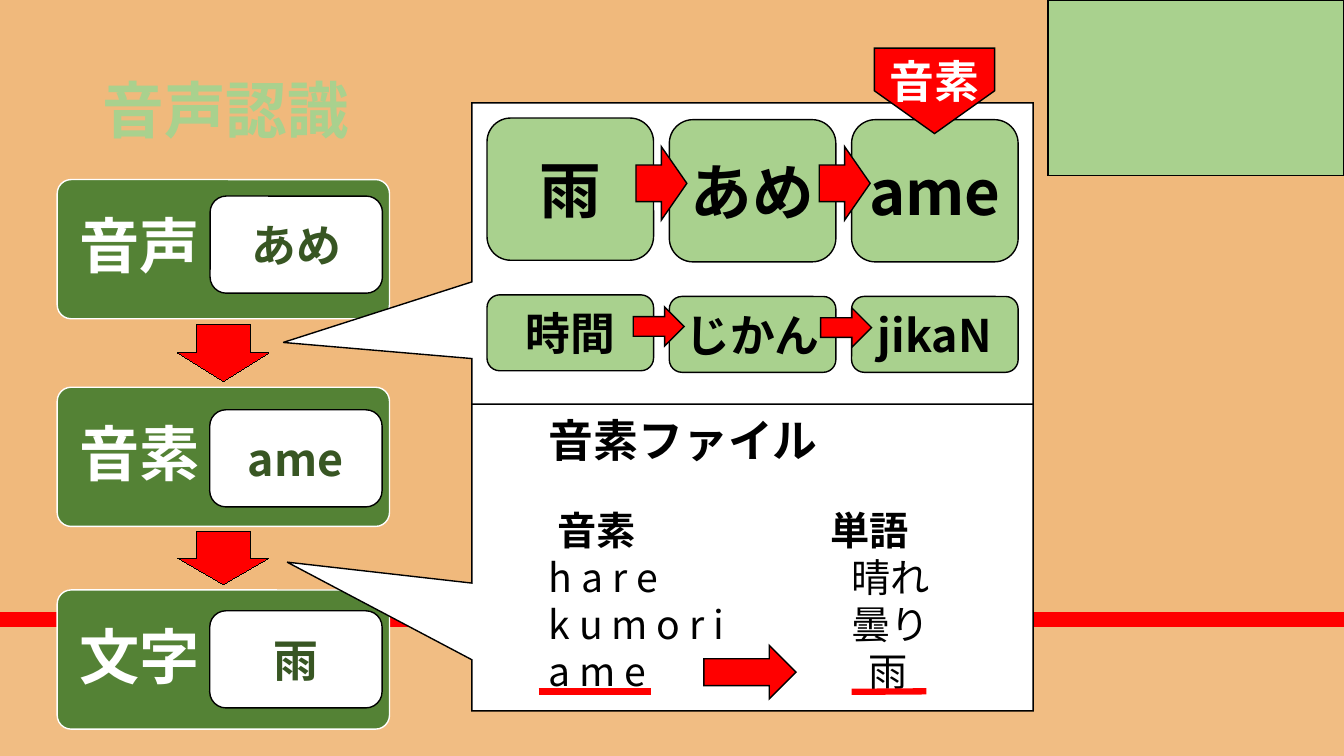
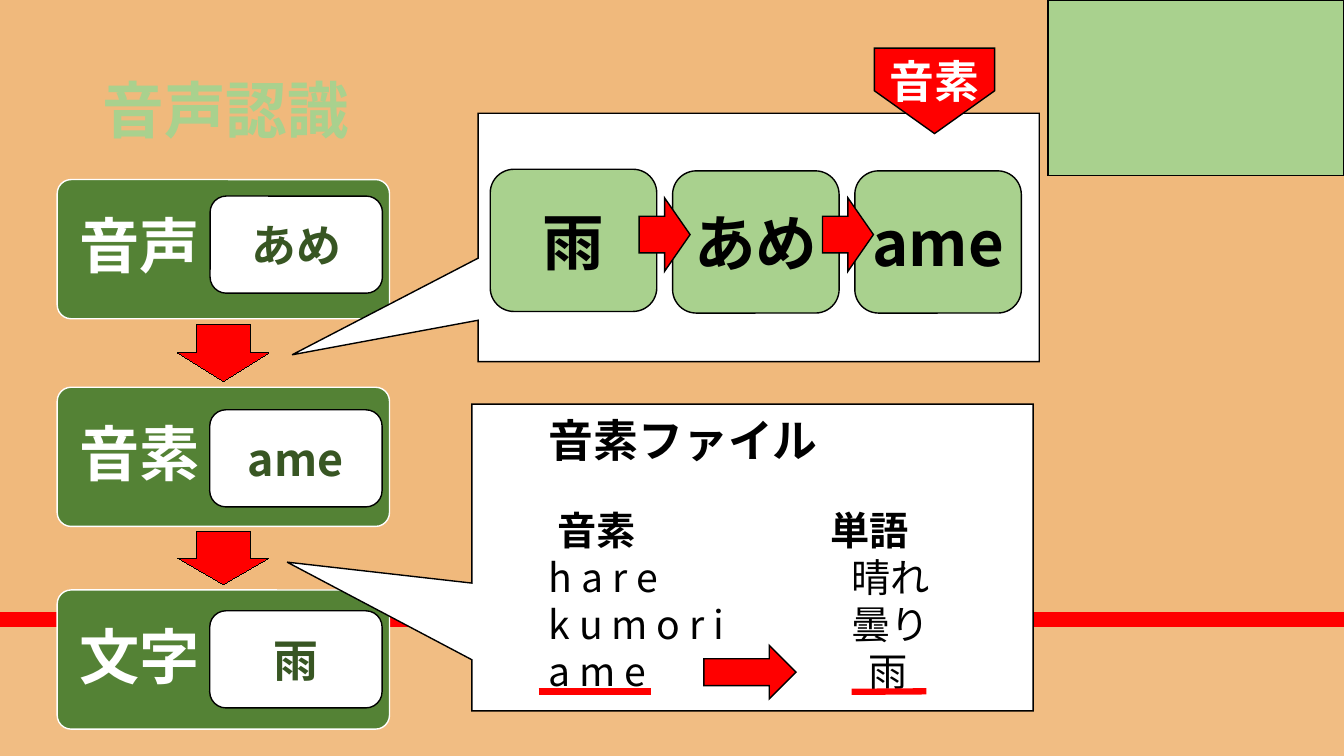
Before and after one commit to RikiishiSuzunosuke/AIspeaker_yosie, a slide deck: slide 9 of presentation/AIスピーカー開発_3_main.pptx. Drawn at 1344x756 pixels with LibreOffice and Linux fonts; fonts in the diff are those of the drawing. Boxes give left, top, right and bottom in pixels: in the first picture for what was removed or moved away, otherwise in the second. Text is boxed around its words. In the diff, an @@ line names an element or a change of style, - is before the commit and + after.

Commit message:
update

```diff
--- a/presentation/AIスピーカー開発_3_main.pptx
+++ b/presentation/AIスピーカー開発_3_main.pptx
@@ speech box: place and size @@
-speech box at (472,103,1033,409)
+speech box at (478,113,1040,361)
@@ speech box at (478,113,1040,361): proportions changed @@
@@ 3 rounded rectangles, 2 right arrows: place and size @@
-3 rounded rectangles, 2 right arrows at (487,118,1018,262)
+3 rounded rectangles, 2 right arrows at (490,169,1021,314)
@@ group removed at (487,295,1018,372): 3 rounded rectangles, 2 right arrows @@
-jikaN
-じかん
-時間
```
Also in this commit, not shown: 1 slide added.
